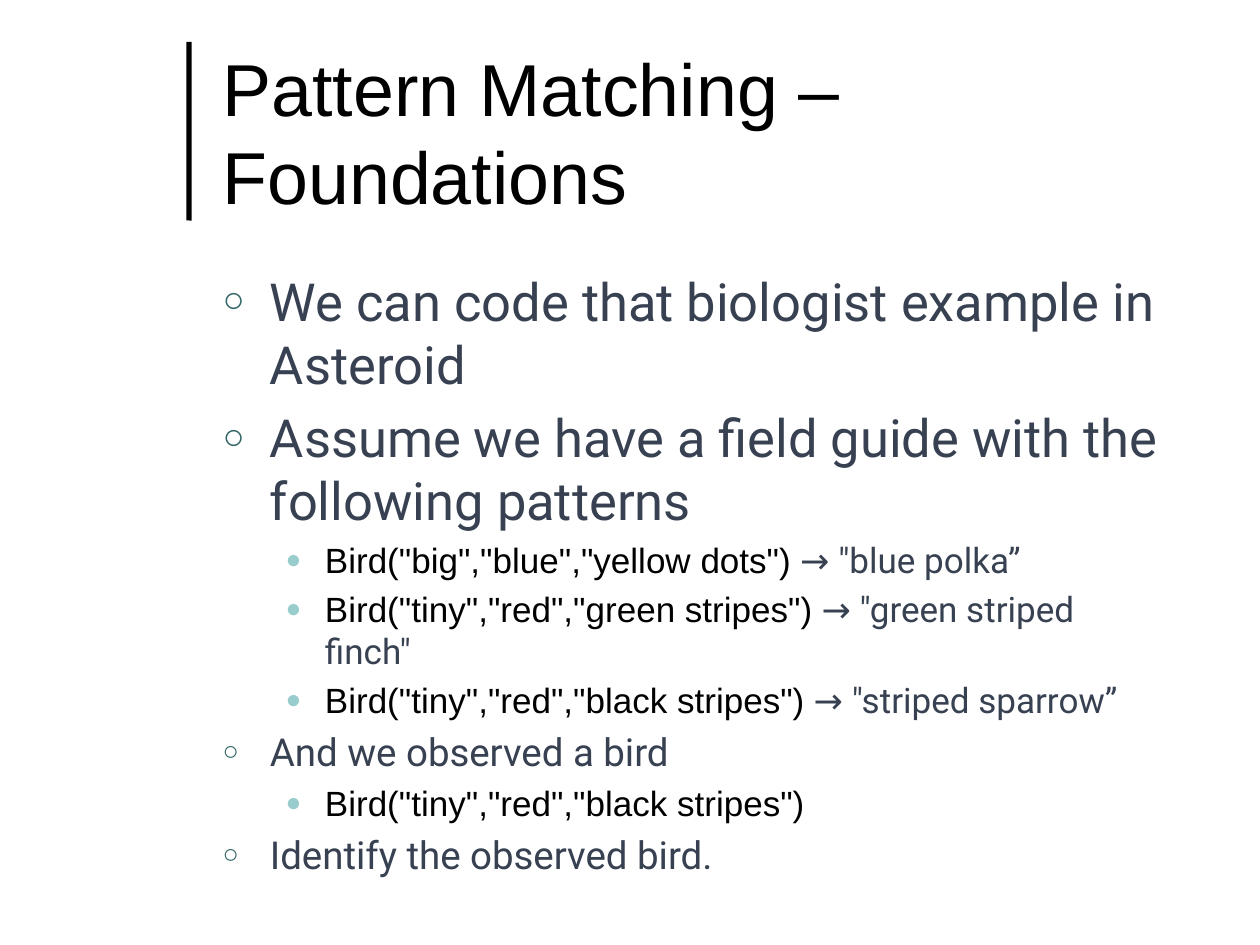
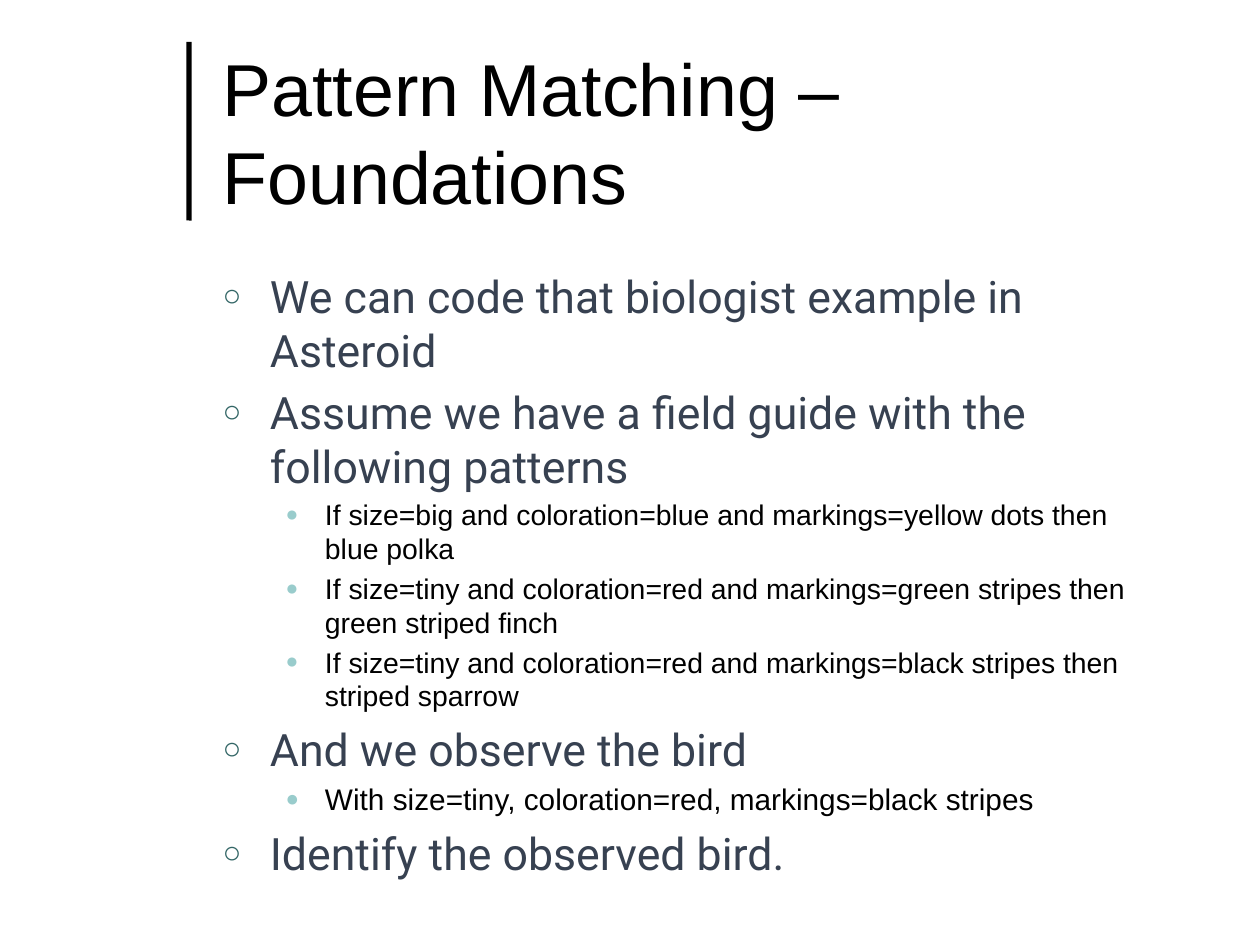
Before and after one commit to lutzhamel/CSC493, a slide deck: slide 7 of notes/csc493-ln004.pptx. Drawn at 1260x945 pixels with LibreOffice and Linux fonts; fonts in the diff are those of the drawing; background and template pictures are left out. Boxes give left, top, right and bottom in pixels: in the first picture for what was removed or moved away, otherwise in the second. Text is boxed around its words. In the diff, an @@ line names an element or a change of style, - is before the commit and + after.

```diff
--- a/notes/csc493-ln004.pptx
+++ b/notes/csc493-ln004.pptx
@@ text at box(270, 279, 1026, 880): size 30 to 25.5 pt in "We can code that biologist example in ...", "Assume we have a field guide with ..."; size 22 to 25.5 pt in "Identify the observed bird." @@
@@ text at box(325, 504, 1124, 816): text changed; size 20 to 16.1 pt @@
-  ● Bird("big","blue","yellow dots") → "blue polka”
-  ● Bird("tiny","red","green stripes") → "green striped finch"
-  ● Bird("tiny","red","black stripes") → "striped sparrow”
-○ And we observed a bird
-  ● Bird("tiny","red","black stripes")
+  ● If size=big and coloration=blue and markings=yellow dots then blue polka
+  ● If size=tiny and coloration=red and markings=green stripes then green striped finch
+  ● If size=tiny and coloration=red and markings=black stripes then striped sparrow
+○ And we observe the bird
+  ● With size=tiny, coloration=red, markings=black stripes
```
Also in this commit, not shown: 1 other slide changed, 1 slide added, 3 other files.
